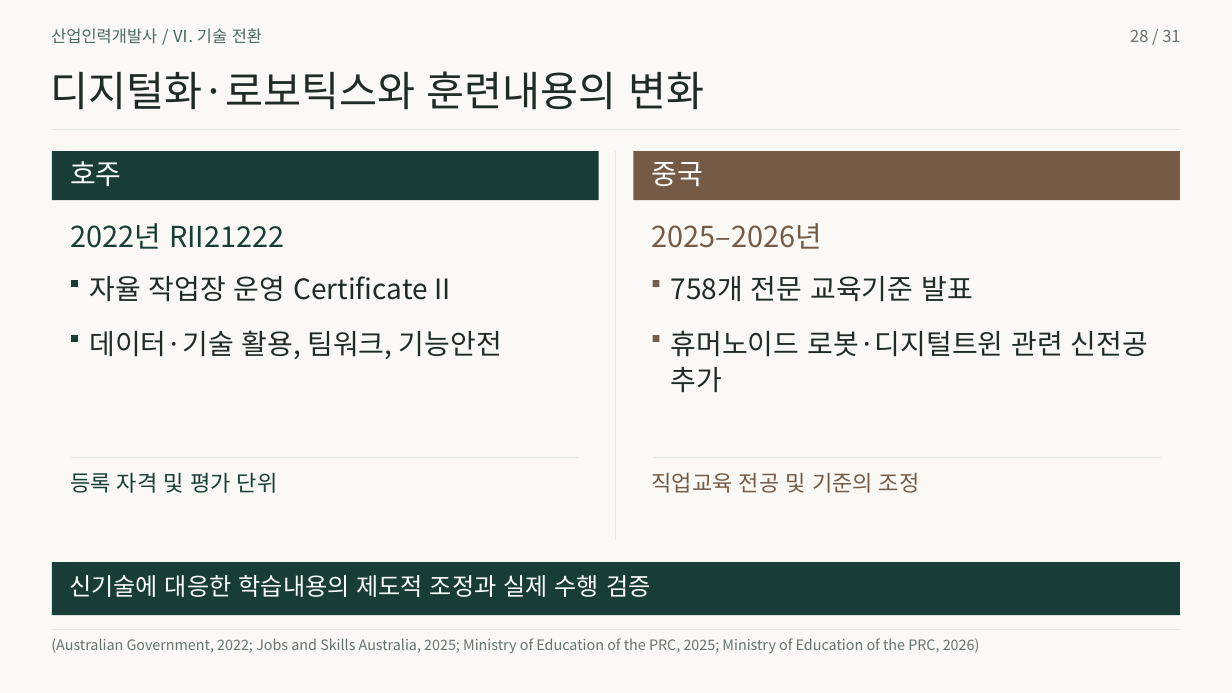
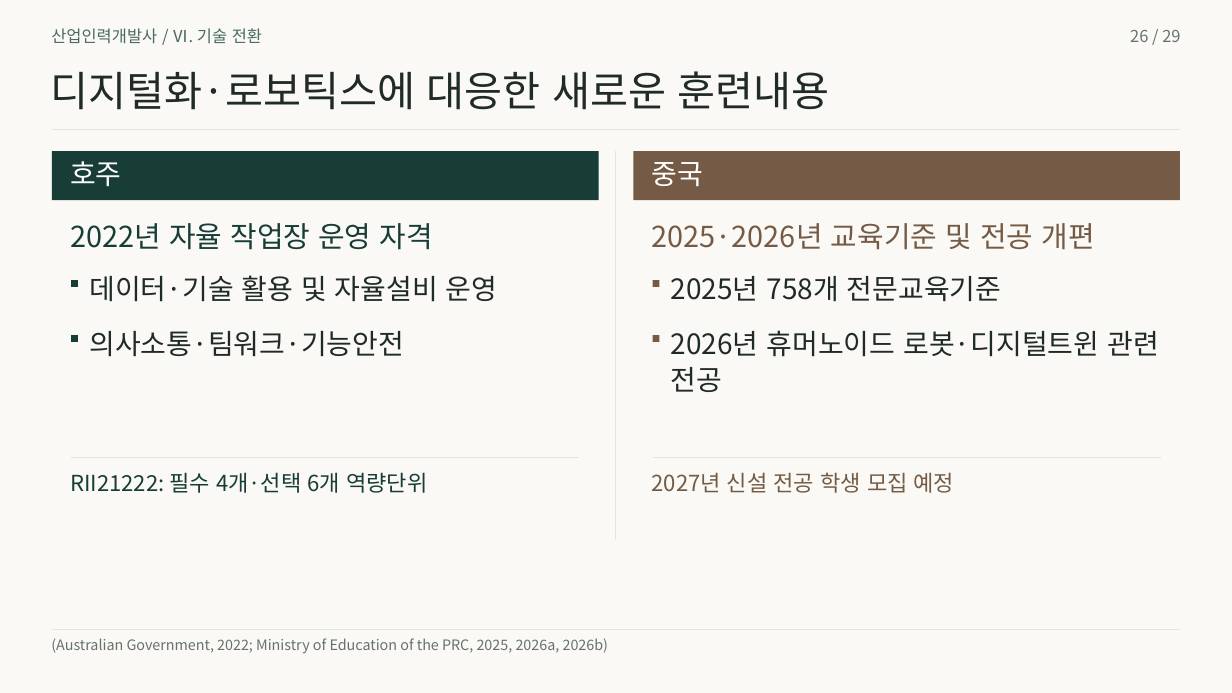
Before and after one commit to 01Chungee10/vet-history-rehearsal, a slide deck: slide 26 of au-cn-2026/presentation.pptx (slide 28 before the commit). Drawn at 1232x693 pixels with LibreOffice and Linux fonts; fonts in the diff are those of the drawing. Boxes give left, top, right and bottom in pixels: in the first picture for what was removed or moved away, otherwise in the second. Text is boxed around its words. In the diff, an @@ line names an element or a change of style, - is before the commit and + after.

```diff
--- a/au-cn-2026/presentation.pptx
+++ b/au-cn-2026/presentation.pptx
@@ text at [1130,30,1180,42]: text changed @@
-28 / 31
+26 / 29
@@ text at [50,71,830,110]: text changed @@
-디지털화·로보틱스와 훈련내용의 변화
+디지털화·로보틱스에 대응한 새로운 훈련내용
@@ text at [70,223,433,250]: text changed @@
-2022년 RII21222
+2022년 자율 작업장 운영 자격
@@ text at [651,223,1095,250]: text changed @@
-2025–2026년
+2025·2026년 교육기준 및 전공 개편
@@ text at [89,275,497,302]: text changed @@
-자율 작업장 운영 Certificate II
+데이터·기술 활용 및 자율설비 운영
@@ text at [671,276,1002,302]: text changed @@
-758개 전문 교육기준 발표
+2025년 758개 전문교육기준
@@ text at [89,331,404,357]: text changed @@
-데이터·기술 활용, 팀워크, 기능안전
+의사소통·팀워크·기능안전
@@ text at [671,330,1158,357]: text changed @@
-휴머노이드 로봇·디지털트윈 관련 신전공
+2026년 휴머노이드 로봇·디지털트윈 관련
@@ text at [671,367,722,392]: text changed @@
-추가
+전공
@@ text at [70,472,427,493]: text changed @@
-등록 자격 및 평가 단위
+RII21222: 필수 4개·선택 6개 역량단위
@@ text at [652,472,955,493]: text changed @@
-직업교육 전공 및 기준의 조정
+2027년 신설 전공 학생 모집 예정
@@ rectangle removed at [52,562,1180,615] @@
@@ text removed at [69,575,650,597] @@
-신기술에 대응한 학습내용의 제도적 조정과 실제 수행 검증
@@ text at [51,638,609,654]: text changed @@
-(Australian Government, 2022; Jobs and Skills Australia, 2025; Ministry of Education of the PRC, 2025; Ministry of Education of the PRC, 2026)
+(Australian Government, 2022; Ministry of Education of the PRC, 2025, 2026a, 2026b)
```
Also in this commit, not shown: 25 other slides changed, 3 slides added, 5 slides removed, 35 other files.
